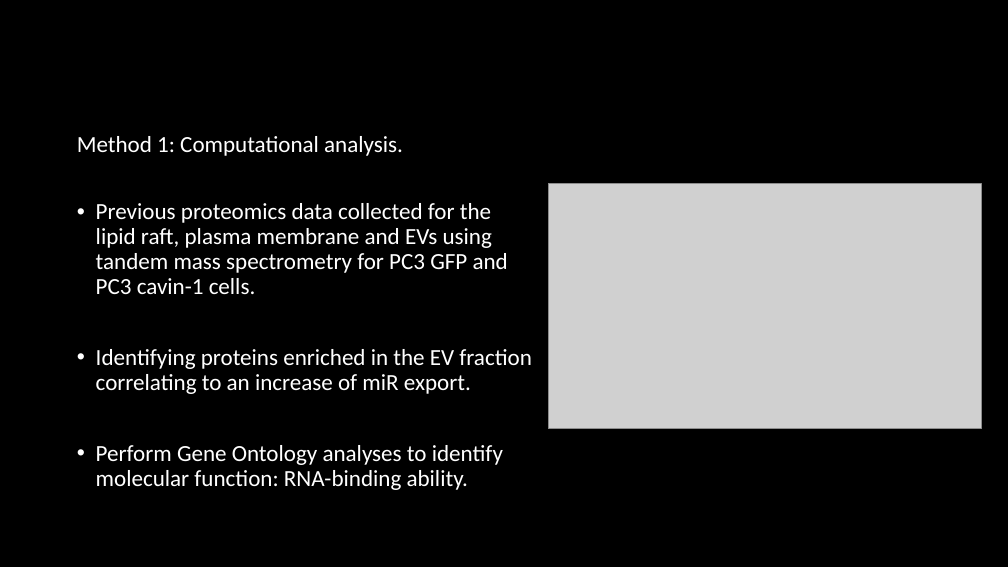
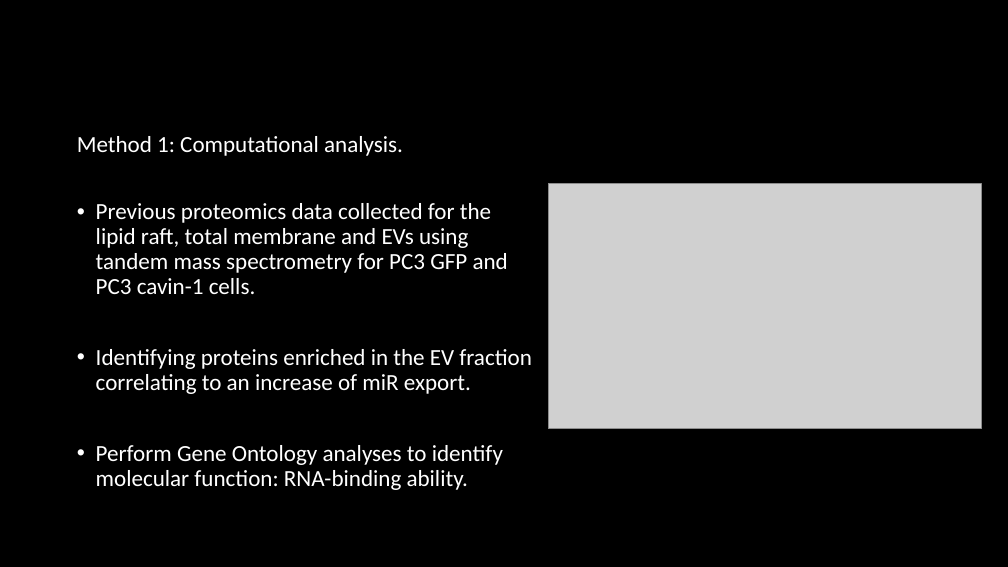
Before and after one commit to HarleyRobinson/Honours2, a slide deck: slide 11 of BackgroundInfo/Selective export of microRNA via extracellular vesicles.pptx (slide 10 before the commit). Drawn at 1008x567 pixels with LibreOffice and Linux fonts; fonts in the diff are those of the drawing; grey boxes stand for pictures; background and template pictures are left out. Boxes give left, top, right and bottom in pixels: in the first picture for what was removed or moved away, otherwise in the second. Text is boxed around its words. In the diff, an @@ line names an element or a change of style, - is before the commit and + after.

```diff
--- a/BackgroundInfo/Selective export of microRNA via extracellular vesicles.pptx
+++ b/BackgroundInfo/Selective export of microRNA via extracellular vesicles.pptx
@@ text at (x1=96, y1=203, x2=508, y2=294): text changed @@
-• Previous proteomics data collected for the lipid raft, plasma membrane and EVs using tandem mass spectrometry for PC3 GFP and PC3 cavin-1 cells.
+• Previous proteomics data collected for the lipid raft, total membrane and EVs using tandem mass spectrometry for PC3 GFP and PC3 cavin-1 cells.
```
Also in this commit, not shown: 9 other slides changed, 1 slide added, 20 other files.
